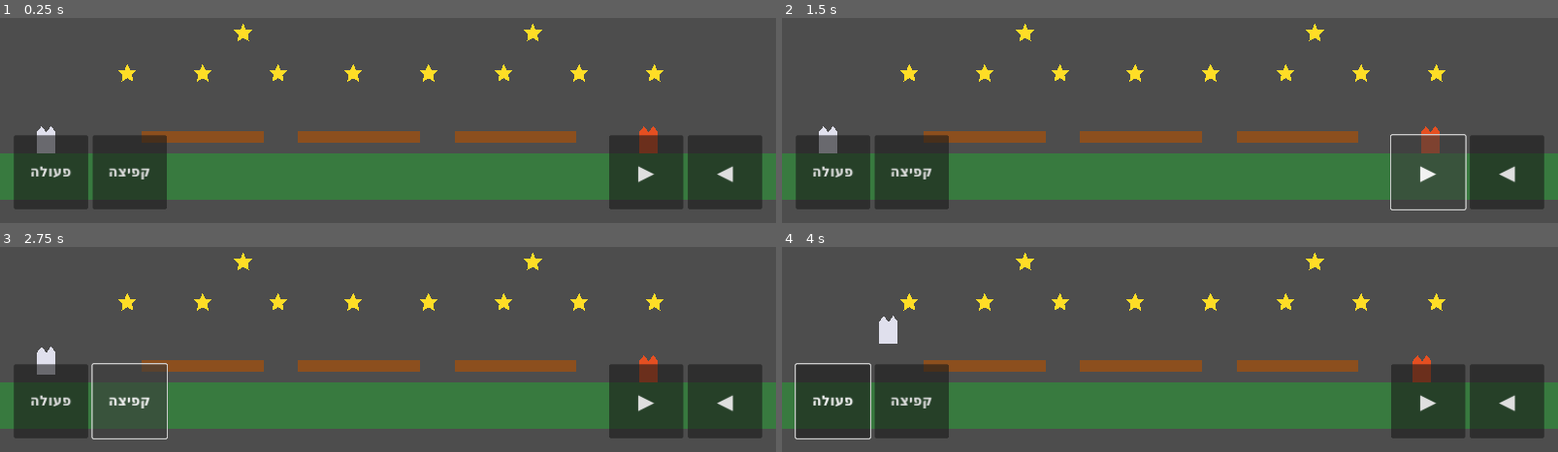
Above: before the commit, frames 1-4 (two rows, left to right).
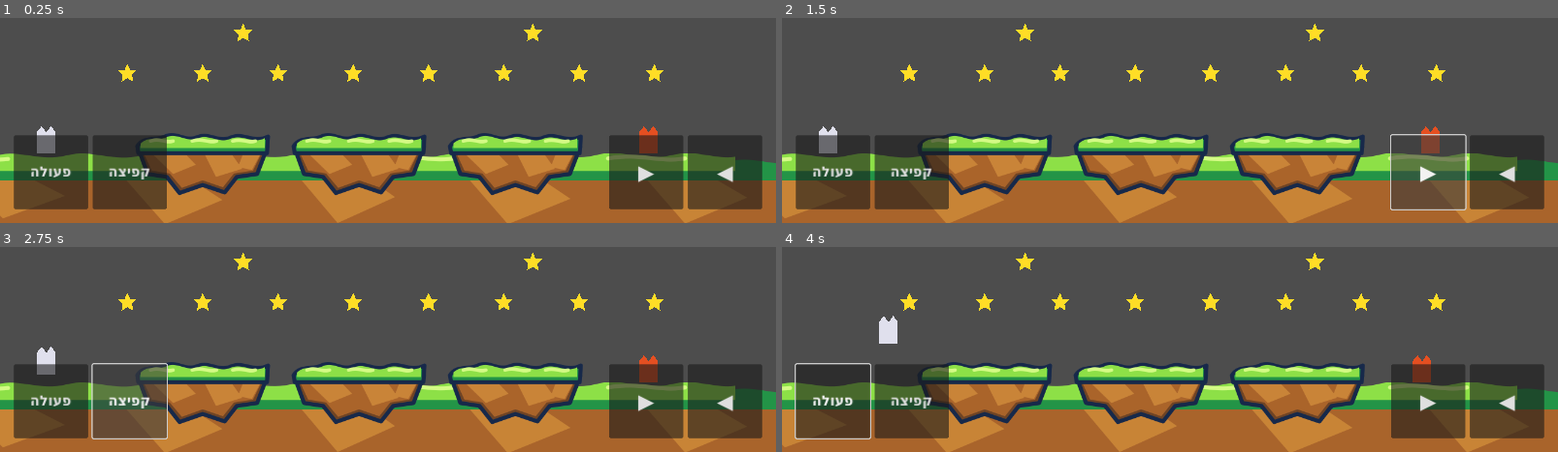
Above: after the commit, the same moments.

Repository: danlil240/animal-heroes
Game: Godot game, scene res://levels/test_arena.tscn
Same seed, same stepped clock (60 frames per second), same inputs: the game is played once before the commit and once after it.
Inputs (mouse positions are in pixels of both pictures, inside the frame that each line leads up to):
- Up to frame 1 (0.25 s): no input
- Up to frame 2 (1.5 s): click "◀" at 0.5 s; click "▶" at 1.25 s
- Up to frame 3 (2.75 s): click "קפיצה" at 2 s
- Up to frame 4 (4 s): click "פעולה" at 2.75 s; tap Enter at 3.5 s; move the mouse to (outside the picture) at 3.52 s; hold D from 3.53 s (still down); tap J at 3.6 s; click (outside the picture) at 3.67 s; tap Space at 3.77 s

The runs differ from the first frame. In frame 1, 37% of the frame differs, in the area x 0-100%, y 55-100%; in frame 2, 37%; in frame 3, 37%; in frame 4, 37%.

Commit message:
feat: illustrate sunny forest platforms

Diff:
--- /dev/null
+++ b/game/art/environment/sunny_forest/platform_ground.svg
@@ -0,0 +1,8 @@
+<svg xmlns="http://www.w3.org/2000/svg" width="1600" height="150" viewBox="0 0 1600 150">
+  <path fill="#704424" d="M0 26h1600v124H0z"/>
+  <path fill="#a9642b" d="M0 25h1600v106l-95 19-94-25-104 25-122-28-117 28-110-24-116 24-129-26-126 26-111-20-132 20-115-26-110 26-120-23-109 23H0z"/>
+  <g fill="#c88436"><path d="m72 50 94-16 76 39-107 39z"/><path d="m344 41 97-9 73 48-99 42z"/><path d="m645 39 106-7 61 43-99 45z"/><path d="m937 41 110-9 68 46-108 44z"/><path d="m1242 39 103-7 75 44-107 45z"/></g>
+  <path fill="#239447" d="M0 18c42-18 75 10 119-5 45-15 72 12 122 0 45-11 72 12 117 0 52-14 83 13 132 0 52-14 76 12 129 1 50-11 76 11 125 0 48-12 78 11 127 0 53-12 84 12 134 0 45-12 77 12 126 0 52-13 84 12 132 0 47-12 78 12 122 0 47-12 78 9 115 1v31H0z"/>
+  <path fill="#8de047" d="M0 4c42-13 79 8 122-1 47-10 77 11 122 0 47-11 83 12 129 0 50-12 78 10 125 0 53-11 85 10 133 0 50-11 82 10 130 0 49-11 81 10 130 0 50-11 84 11 133 0 50-12 83 11 132 0 48-12 83 10 131 0 48-11 81 8 113 2v25H0z"/>
+  <path fill="#baf06a" d="M22 8c61-10 82 6 122 1M390 8c60-10 83 7 127 0M782 8c62-10 87 7 132 0M1180 8c60-10 87 8 133 0" stroke="#d4fa85" stroke-width="7" stroke-linecap="round"/>
+</svg>
--- /dev/null
+++ b/game/art/environment/sunny_forest/platform_small.svg
@@ -0,0 +1,8 @@
+<svg xmlns="http://www.w3.org/2000/svg" width="240" height="115" viewBox="0 0 240 115">
+  <path fill="#704424" stroke="#17294a" stroke-width="7" stroke-linejoin="round" d="M8 28h224l-18 47-35 5-21 27-38-13-40 14-22-28-33-5z"/>
+  <path fill="#aa642a" d="M14 30h212l-19 39-33 5-19 24-35-12-36 13-21-25-31-5z"/>
+  <path fill="#c98438" d="m32 39 50-7 26 27-39 16zM119 32l47 3 22 31-45 14zM191 37l31-1-17 32-24-5z"/>
+  <path fill="#239447" stroke="#17294a" stroke-width="7" stroke-linejoin="round" d="M7 27C18 9 38 18 55 10c20-9 34 10 56 1 21-8 36 10 57 1 23-10 40 11 65-2l-2 29H9z"/>
+  <path fill="#8de047" d="M13 22C28 8 41 19 58 11c18-8 34 10 54 2 19-8 36 10 56 1 21-9 39 10 59-1v17H13z"/>
+  <path fill="none" stroke="#d4fa85" stroke-width="6" stroke-linecap="round" d="M30 18c16-6 25 4 39 0M102 18c17-6 27 4 42 0M172 18c15-5 26 4 39 0"/>
+</svg>
--- a/game/levels/test_arena.tscn
+++ b/game/levels/test_arena.tscn
@@ -6,6 +6,7 @@
 [ext_resource type="Resource" path="res://player/fox_profile.tres" id="4_fox"]
 [ext_resource type="PackedScene" path="res://ui/touch_controls.tscn" id="5_touch"]
 [ext_resource type="Script" path="res://world/partner_indicator.gd" id="6_indicator"]
+[ext_resource type="PackedScene" path="res://visual/platform_visual.tscn" id="7_platform_visual"]
 
 [sub_resource type="RectangleShape2D" id="GroundShape"]
 size = Vector2(1600, 80)
@@ -43,9 +44,8 @@
 [node name="CollisionShape2D" type="CollisionShape2D" parent="Ground"]
 shape = SubResource("GroundShape")
 
-[node name="GroundArt" type="Polygon2D" parent="Ground"]
-polygon = PackedVector2Array(-800, -40, 800, -40, 800, 40, -800, 40)
-color = Color(0.22, 0.48, 0.25, 1)
+[node name="Visual" parent="Ground" instance=ExtResource("7_platform_visual")]
+ground_variant = true
 
 [node name="PlatformA" type="StaticBody2D" parent="." groups=["arena_platform"]]
 position = Vector2(350, 650)
@@ -53,9 +53,7 @@
 [node name="CollisionShape2D" type="CollisionShape2D" parent="PlatformA"]
 shape = SubResource("PlatformShape")
 
-[node name="Art" type="Polygon2D" parent="PlatformA"]
-polygon = PackedVector2Array(-105, -10, 105, -10, 105, 10, -105, 10)
-color = Color(0.55, 0.31, 0.12, 1)
+[node name="Visual" parent="PlatformA" instance=ExtResource("7_platform_visual")]
 
 [node name="PlatformB" type="StaticBody2D" parent="." groups=["arena_platform"]]
 position = Vector2(620, 650)
@@ -63,9 +61,7 @@
 [node name="CollisionShape2D" type="CollisionShape2D" parent="PlatformB"]
 shape = SubResource("PlatformShape")
 
-[node name="Art" type="Polygon2D" parent="PlatformB"]
-polygon = PackedVector2Array(-105, -10, 105, -10, 105, 10, -105, 10)
-color = Color(0.55, 0.31, 0.12, 1)
+[node name="Visual" parent="PlatformB" instance=ExtResource("7_platform_visual")]
 
 [node name="PlatformC" type="StaticBody2D" parent="." groups=["arena_platform"]]
 position = Vector2(890, 650)
@@ -73,9 +69,7 @@
 [node name="CollisionShape2D" type="CollisionShape2D" parent="PlatformC"]
 shape = SubResource("PlatformShape")
 
-[node name="Art" type="Polygon2D" parent="PlatformC"]
-polygon = PackedVector2Array(-105, -10, 105, -10, 105, 10, -105, 10)
-color = Color(0.55, 0.31, 0.12, 1)
+[node name="Visual" parent="PlatformC" instance=ExtResource("7_platform_visual")]
 
 [node name="Collectibles" type="Node2D" parent="."]
 
--- a/game/tests/integration/test_visual_target.gd
+++ b/game/tests/integration/test_visual_target.gd
@@ -38,6 +38,8 @@
 		return
 	if not await _test_background_parallax():
 		return
+	if not _test_platform_presentation():
+		return
 	quit(0)
 
 
@@ -58,6 +60,20 @@
 	return true
 
 
+func _test_platform_presentation() -> bool:
+	var arena_scene: PackedScene = load("res://levels/test_arena.tscn")
+	var arena = arena_scene.instantiate()
+	root.add_child(arena)
+	for body_name in ["Ground", "PlatformA", "PlatformB", "PlatformC"]:
+		var body := arena.get_node(body_name)
+		if body.get_node_or_null("CollisionShape2D") == null or body.get_node_or_null("Visual") == null:
+			return _fail_bool("%s must keep collision and gain a separate Visual child" % body_name)
+		if body.get_node_or_null("GroundArt") != null or body.get_node_or_null("Art") != null:
+			return _fail_bool("%s must not retain placeholder polygon art" % body_name)
+	arena.queue_free()
+	return true
+
+
 func _fail(message: String) -> void:
 	push_error(message)
 	quit(1)
--- /dev/null
+++ b/game/visual/platform_visual.gd
@@ -0,0 +1,9 @@
+class_name PlatformVisual
+extends Node2D
+
+@export var ground_variant: bool = false
+
+
+func _ready() -> void:
+	$Ground.visible = ground_variant
+	$Small.visible = not ground_variant
--- /dev/null
+++ b/game/visual/platform_visual.tscn
@@ -0,0 +1,16 @@
+[gd_scene load_steps=4 format=3]
+
+[ext_resource type="Script" path="res://visual/platform_visual.gd" id="1_script"]
+[ext_resource type="Texture2D" path="res://art/environment/sunny_forest/platform_ground.svg" id="2_ground"]
+[ext_resource type="Texture2D" path="res://art/environment/sunny_forest/platform_small.svg" id="3_small"]
+
+[node name="PlatformVisual" type="Node2D"]
+script = ExtResource("1_script")
+
+[node name="Ground" type="Sprite2D" parent="."]
+position = Vector2(0, 35)
+texture = ExtResource("2_ground")
+
+[node name="Small" type="Sprite2D" parent="."]
+position = Vector2(0, 47.5)
+texture = ExtResource("3_small")
Not shown, added: game/art/environment/sunny_forest/platform_ground.svg.import
Not shown, added: game/art/environment/sunny_forest/platform_small.svg.import
Not shown: 1 places in game/levels/test_arena.tscn that only renumber resources
